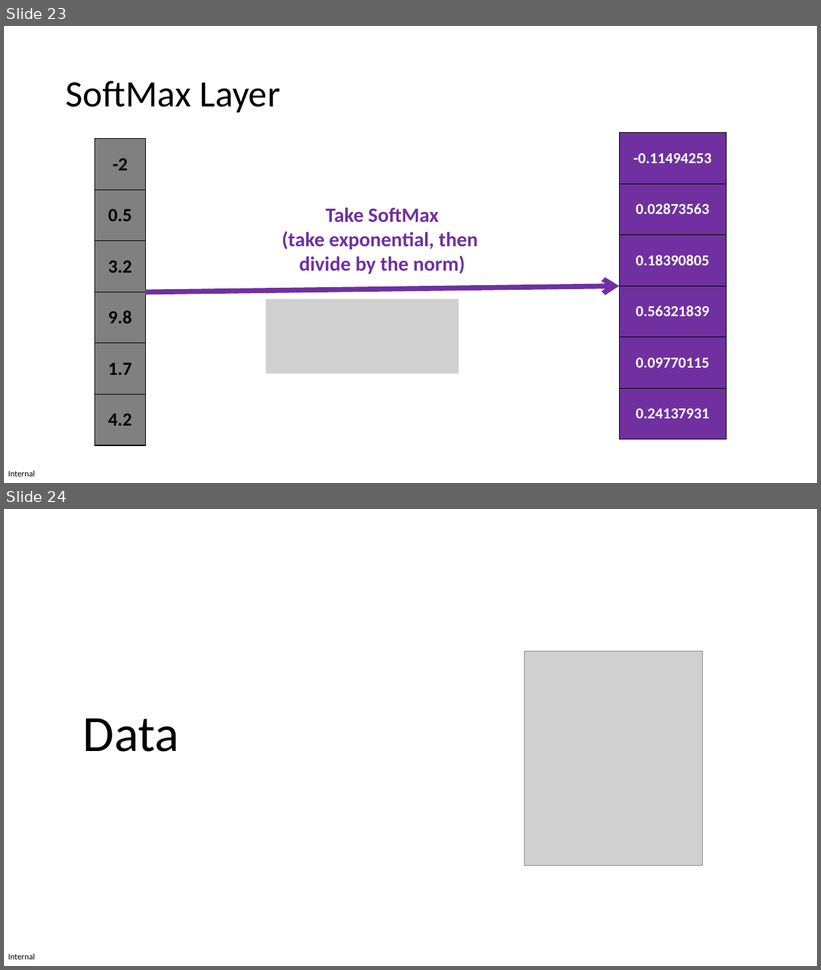
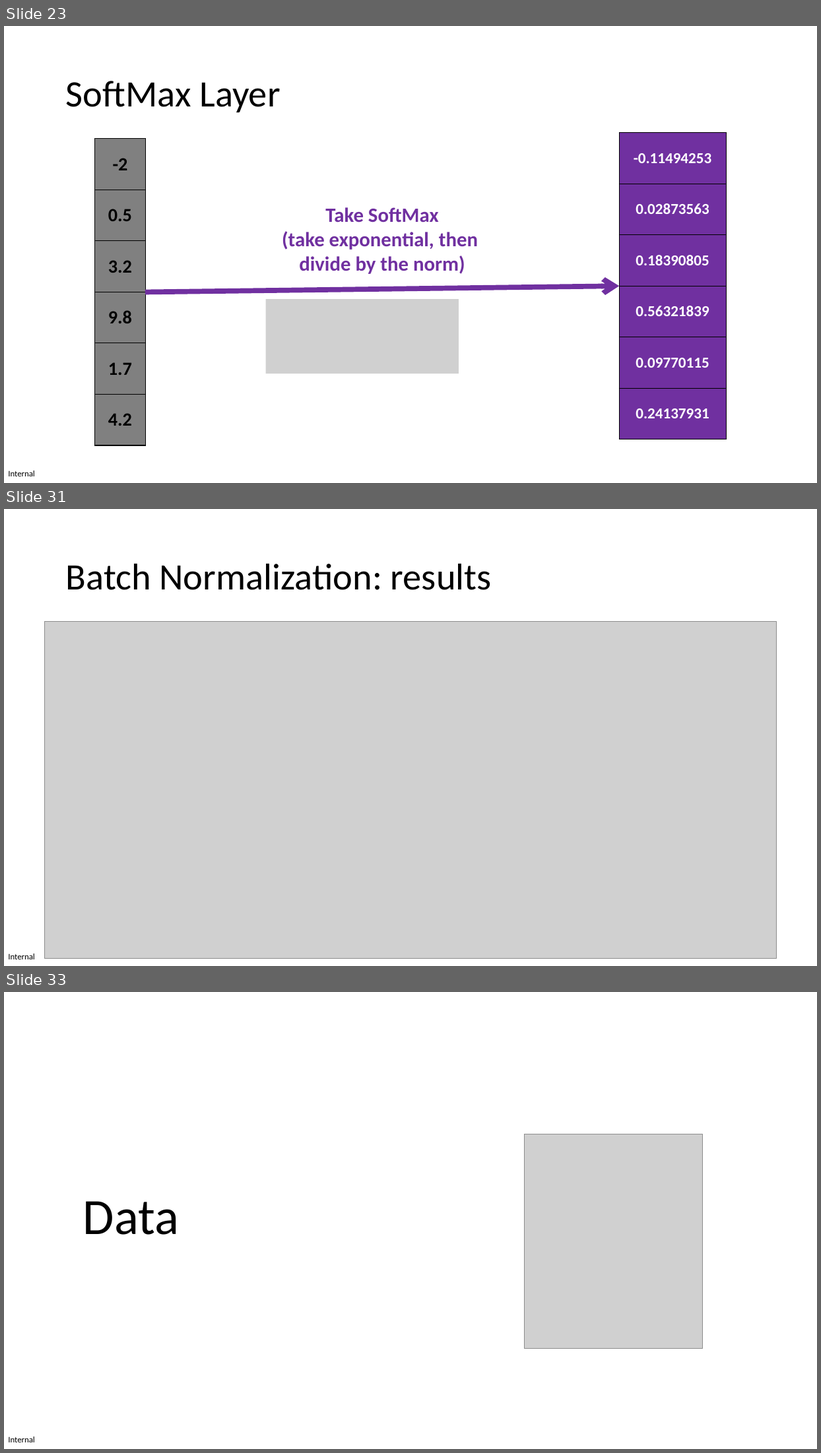
Before and after one commit to pauldubois98/AdcancedTopicsDataScience2026, a slide deck: Course09/slides.pptx. Shown one above the other, each under a label of ours: slides 23 and 24 before the commit, slides 23, 31 and 33 after it; the slides between them are not shown. The pictures are 821x970 and 821x1453 pixels, drawn with LibreOffice and Linux fonts; fonts in the diff are those of the drawing; grey boxes stand for pictures. Boxes give left, top, right and bottom in pixels: in the first picture for what was removed or moved away, otherwise in the second. Text is boxed around its words. In the diff, an @@ line names an element or a change of style, - is before the commit and + after.

Commit message:
added batch norm slides

```diff
--- a/Course09/slides.pptx
+++ b/Course09/slides.pptx
@@ slide 31 added at (4, 509, 817, 966), background #FFFFFF; not listed: 1 template element that a slide beside it also shows @@
@@ title added at (66, 563, 492, 590), 44 pt, text #000000 @@
+Batch Normalization: results
@@ picture added at (45, 622, 777, 958) @@
@@ what was slide 24 is now slide 33 @@
```
Also in this commit, not shown: 8 other slides added.
